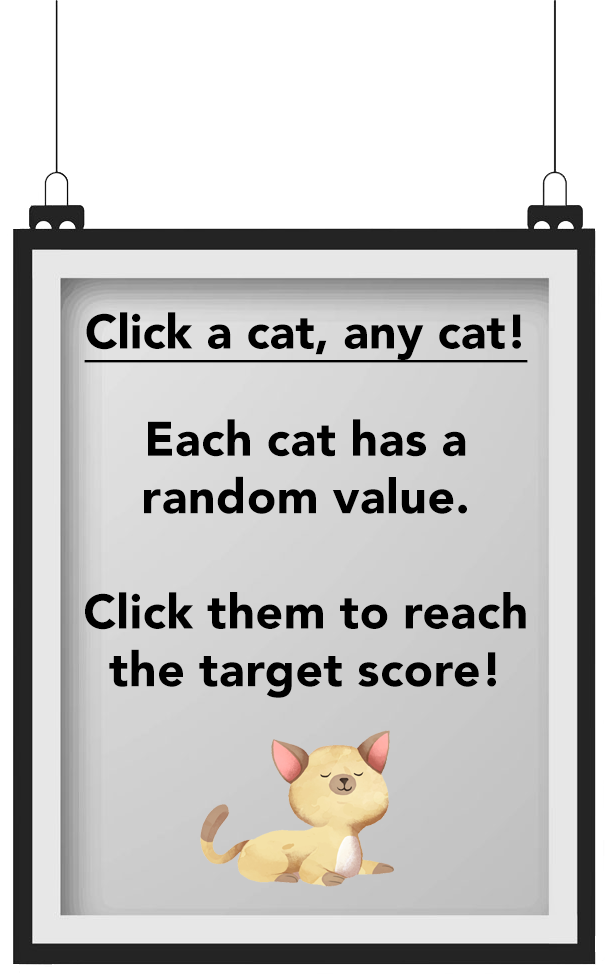
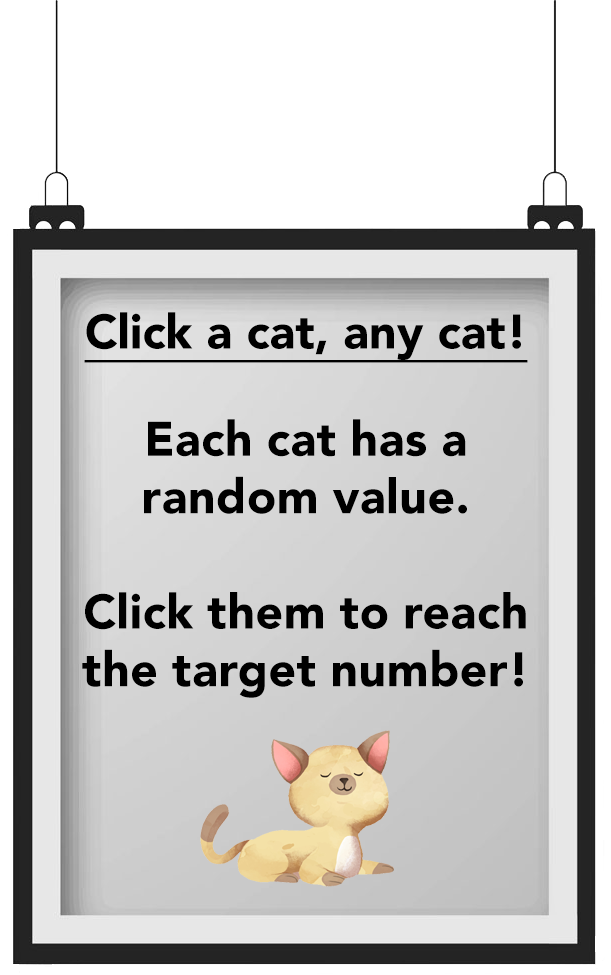
Layered file, before and after one edit (611×975). Changes by layer:
renamed "Each cat has a random value. Click them to reach the target s" to "Each cat has a random value. Click them to reach the target n", painted on it over (82, 649, 523, 698)
